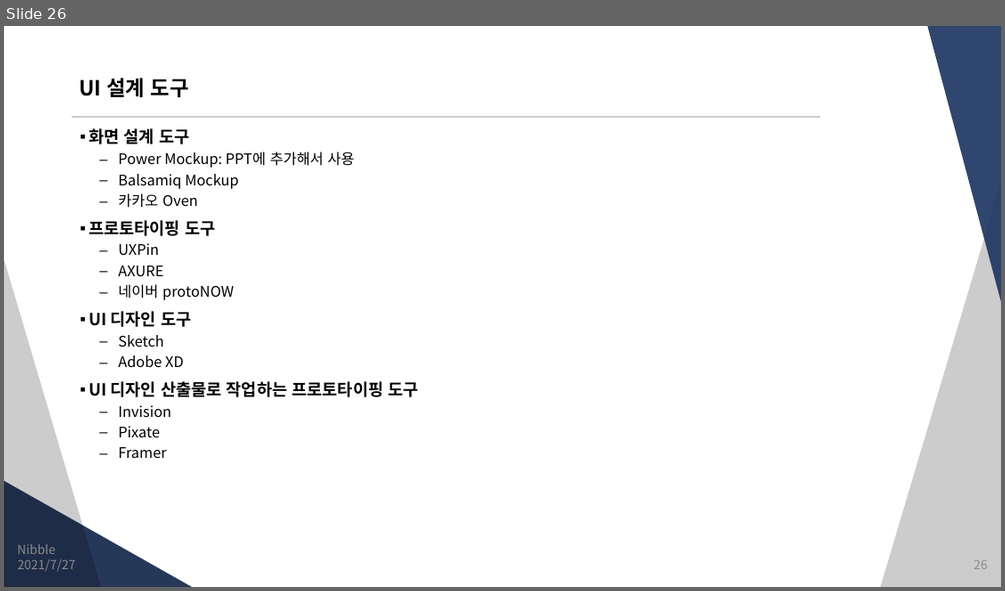
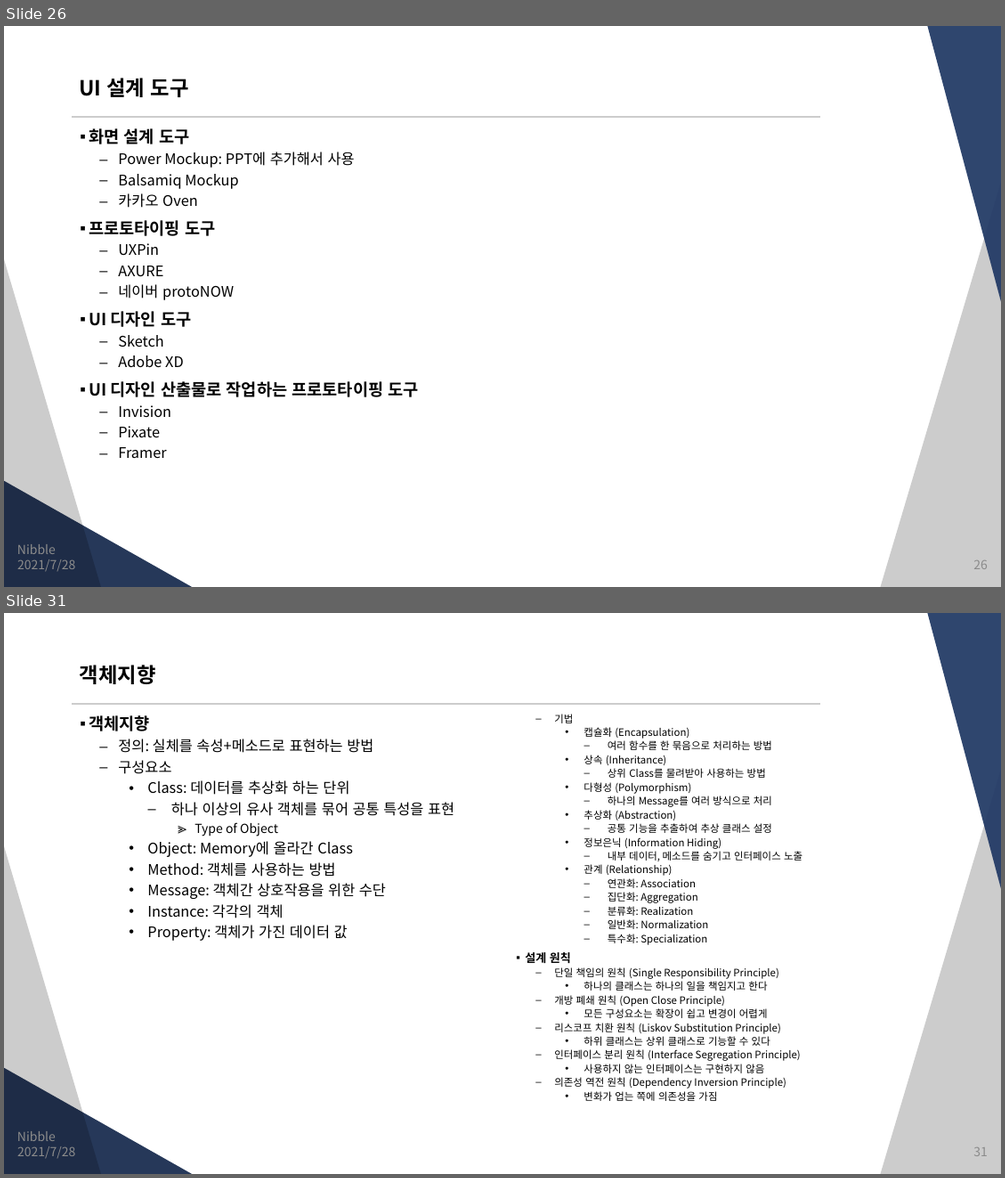
Before and after one commit to JungSangHyeon/2021-TIL, a slide deck: 정보처리기사/정보처리기사.pptx. Shown one above the other, each under a label of ours: slide 26 before the commit, slides 26 and 31 after it; the slides between them are not shown. The pictures are 1005x591 and 1005x1178 pixels, drawn with LibreOffice and Linux fonts; fonts in the diff are those of the drawing. Boxes give left, top, right and bottom in pixels: in the first picture for what was removed or moved away, otherwise in the second. Text is boxed around its words. In the diff, an @@ line names an element or a change of style, - is before the commit and + after.

```diff
--- a/정보처리기사/정보처리기사.pptx
+++ b/정보처리기사/정보처리기사.pptx
@@ slide 31 added at <box>4,613,1001,1174</box>, background #FFFFFF; not listed: 5 template elements that a slide beside it also shows @@
@@ title added at <box>80,665,156,684</box>, 20 pt, text #000000, bold @@
+객체지향
@@ text added at <box>89,715,454,941</box>, 14 pt, text #000000 @@
+▪ 객체지향
+  – 정의: 실체를 속성+메소드로 표현하는 방법
+  – 구성요소
+    • Class: 데이터를 추상화 하는 단위
+      – 하나 이상의 유사 객체를 묶어 공통 특성을 표현
+        ≫ Type of Object
+    • Object: Memory에 올라간 Class
+    • Method: 객체를 사용하는 방법
+    • Message: 객체간 상호작용을 위한 수단
+    • Instance: 각각의 객체
+    • Property: 객체가 가진 데이터 값
@@ text added at <box>525,714,802,1101</box>, 9.8 pt, text #000000 @@
+  – 기법
+    • 캡슐화 (Encapsulation)
+      – 여러 함수를 한 묶음으로 처리하는 방법
+    • 상속 (Inheritance)
+      – 상위 Class를 물려받아 사용하는 방법
+    • 다형성 (Polymorphism)
+      – 하나의 Message를 여러 방식으로 처리
+    • 추상화 (Abstraction)
+      – 공통 기능을 추출하여 추상 클래스 설정
+    • 정보은닉 (Information Hiding)
+      – 내부 데이터, 메소드를 숨기고 인터페이스 노출
+    • 관계 (Relationship)
+      – 연관화: Association
+      – 집단화: Aggregation
+      – 분류화: Realization
+      – 일반화: Normalization
+      – 특수화: Specialization
+▪ 설계 원칙
+  – 단일 책임의 원칙 (Single Responsibility Principle)
+    • 하나의 클래스는 하나의 일을 책임지고 한다
+  – 개방 폐쇄 원칙 (Open Close Principle)
+    • 모든 구성요소는 확장이 쉽고 변경이 어렵게
+  – 리스코프 치환 원칙 (Liskov Substitution Principle)
+    • 하위 클래스는 상위 클래스로 기능할 수 있다
+  – 인터페이스 분리 원칙 (Interface Segregation Principle)
+    • 사용하지 않는 인터페이스는 구현하지 않음
+  – 의존성 역전 원칙 (Dependency Inversion Principle)
+    • 변화가 업는 쪽에 의존성을 가짐
@@ text added at <box>17,1131,56,1141</box>, 12 pt, text #8C8C8C @@
+Nibble
@@ text added at <box>17,1146,75,1159</box>, 12 pt, text #8C8C8C @@
+2021/7/28
@@ page number added at <box>973,1147,987,1156</box>, 12 pt, text #8C8C8C @@
+31
@@ slide 26 changed as well @@
@@ text at <box>17,559,75,572</box>: text changed @@
-2021/7/27
+2021/7/28
```
Also in this commit, not shown: 24 other slides changed, 7 other slides added.
